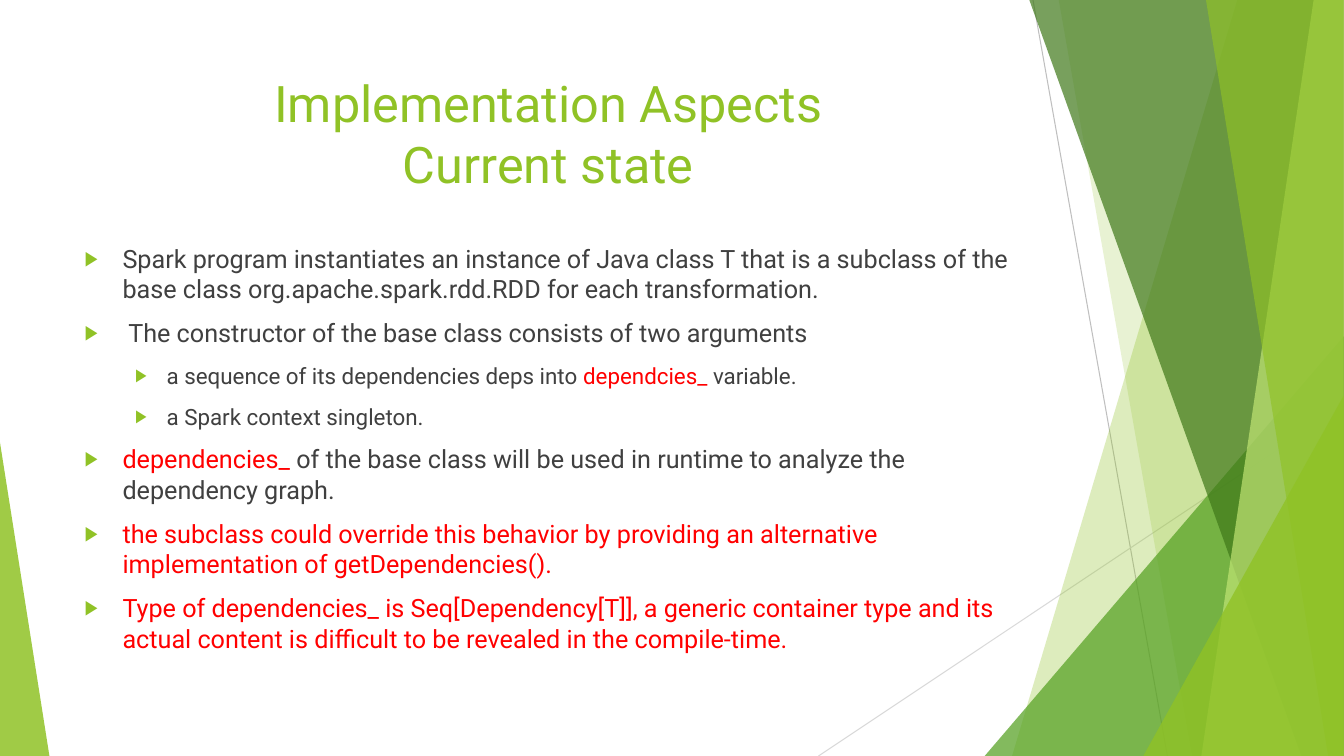
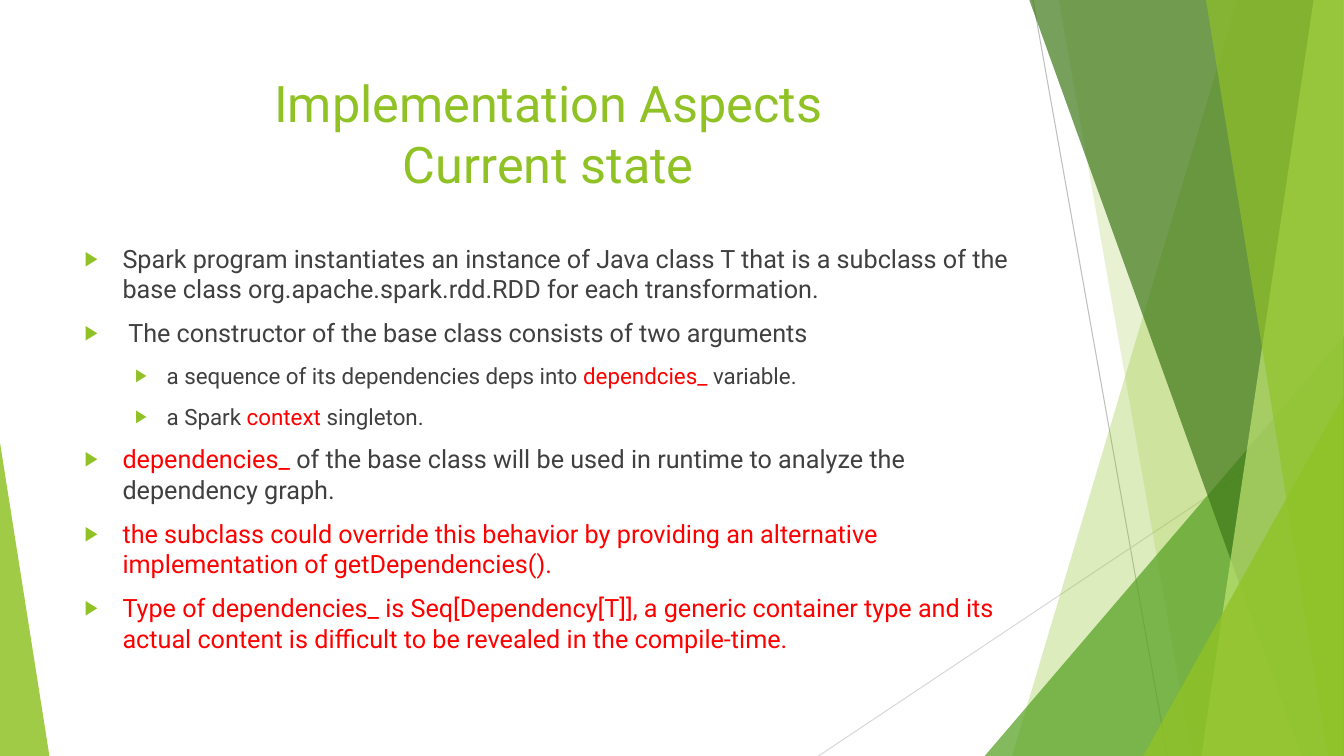
Before and after one commit to ahmedcs/COMP6611B, a slide deck: slide 14 of COMP6611B-Final-Presentation.pptx. Drawn at 1344x756 pixels with LibreOffice and Linux fonts; fonts in the diff are those of the drawing. Boxes give left, top, right and bottom in pixels: in the first picture for what was removed or moved away, otherwise in the second. Text is boxed around its words. In the diff, an @@ line names an element or a change of style, - is before the commit and + after.

```diff
--- a/COMP6611B-Final-Presentation.pptx
+++ b/COMP6611B-Final-Presentation.pptx
@@ text at box(167, 408, 424, 430): text colour #404040 to #FF0000 in "context" @@
```
Also in this commit, not shown: 7 other slides changed.
